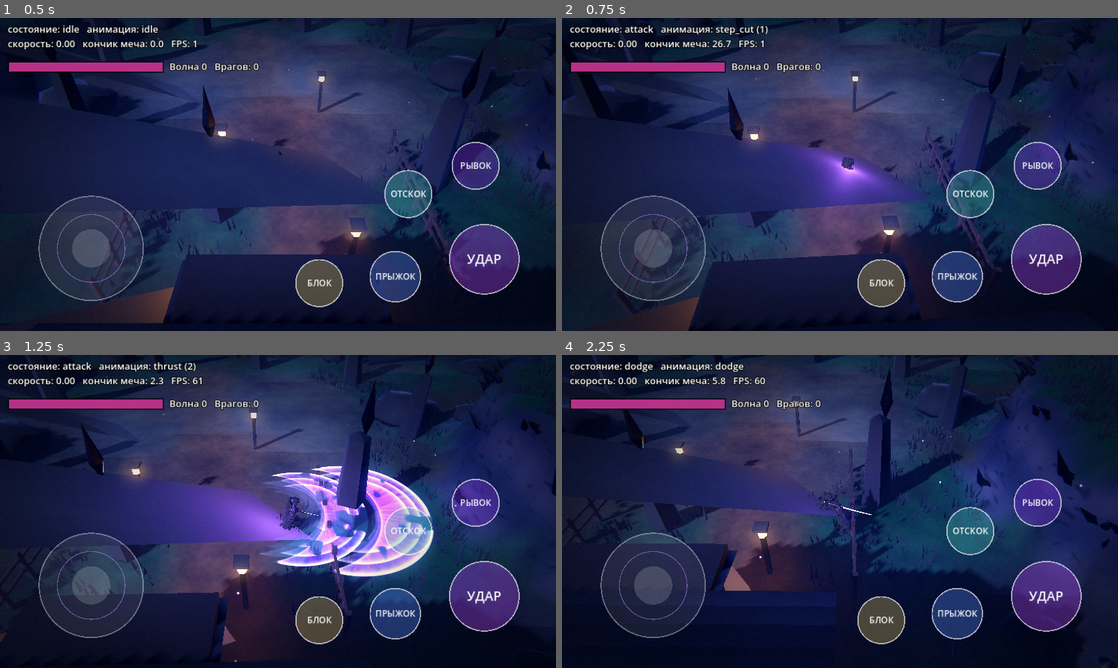
Above: before the commit, frames 1-4 (two rows, left to right).
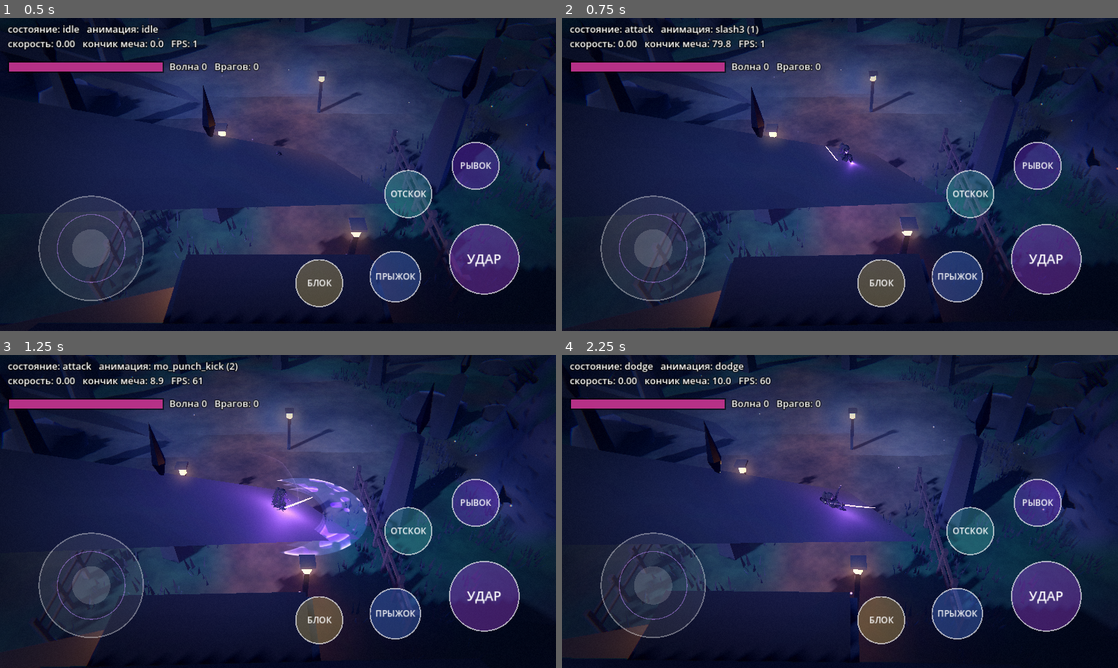
Above: after the commit, the same moments.

Repository: Masuku4129/Game
Game: Godot game, scene res://main.tscn
Two runs of this game, one before a commit and one after it. Both use one fixed random seed, a clock stepped at 60 frames per second and the inputs below.
Inputs (mouse positions are in pixels of both pictures, inside the frame that each line leads up to):
- Up to frame 1 (0.5 s): no input
- Up to frame 2 (0.75 s): tap Enter at 0.5 s; move the mouse to (962, 158) at 0.52 s; hold D from 0.53 s (still down); tap J at 0.6 s; click (962, 158) at 0.67 s
- Up to frame 3 (1.25 s): keep holding D; tap Space at 0.77 s
- Up to frame 4 (2.25 s): release D at 1.25 s; drag from (728, 527) to (812, 574) at 1.27 s; move the mouse to (895, 442) at 2.02 s; hold D from 2.03 s (still down); tap U at 2.1 s

Frame 1 is identical in both runs. In frame 2, 12% of the frame differs, in the area x 0-100%, y 0-100%; in frame 3, 25%; in frame 4, 26%.

Commit message:
Mocap-based combat choreography (CMU retarget), old six cuts restored, smoother trail
Co-Authored-By: Claude Sonnet 5.5 <noreply@anthropic.com>
Claude-Session: https://claude.ai/code/session_01XvKRdiRrWdLnET7y1AhQmW

Diff:
--- a/kira_3d_test/atk_data.gd
+++ b/kira_3d_test/atk_data.gd
@@ -1,40 +1,25 @@
 class_name AtkData
 ## Автоген: удары (длительность, попадания [время, наклон волны, высота, шлейф от, до], рывок, зона, тип, эффект)
 const D := {
-	"cut_rl": {"len": 0.46, "hits": [[0.17, 4.8, 1.0, 0.115, 0.235]], "lunge": 0.9, "zone": 1.0, "tag": "h", "fx": ""},
-	"cut_lr": {"len": 0.46, "hits": [[0.17, -5.0, 1.0, 0.115, 0.235]], "lunge": 0.9, "zone": 1.0, "tag": "h", "fx": ""},
-	"diag_dl": {"len": 0.46, "hits": [[0.17, -58.8, 0.75, 0.115, 0.235]], "lunge": 0.9, "zone": 1.0, "tag": "d", "fx": ""},
-	"diag_dr": {"len": 0.46, "hits": [[0.17, 58.8, 0.75, 0.115, 0.235]], "lunge": 0.9, "zone": 1.0, "tag": "d", "fx": ""},
-	"rise_l": {"len": 0.46, "hits": [[0.17, 61.4, 1.3, 0.115, 0.235]], "lunge": 0.8, "zone": 1.0, "tag": "u", "fx": "wave"},
-	"rise_r": {"len": 0.46, "hits": [[0.17, -61.4, 1.3, 0.115, 0.235]], "lunge": 0.8, "zone": 1.0, "tag": "u", "fx": "wave"},
-	"chop": {"len": 0.46, "hits": [[0.17, 90.0, 0.75, 0.115, 0.235]], "lunge": 1.0, "zone": 1.1, "tag": "v", "fx": ""},
-	"uppercut": {"len": 0.5, "hits": [[0.19, 81.7, 1.3, 0.135, 0.255]], "lunge": 0.7, "zone": 1.0, "tag": "u", "fx": ""},
-	"thrust": {"len": 0.46, "hits": [[0.17, 2.2, 0.95, 0.115, 0.235]], "lunge": 1.5, "zone": 1.2, "tag": "t", "fx": "wave"},
-	"lunge_low": {"len": 0.46, "hits": [[0.17, 1.8, 0.85, 0.115, 0.235]], "lunge": 1.8, "zone": 1.2, "tag": "t", "fx": ""},
-	"low_sweep": {"len": 0.46, "hits": [[0.17, 9.5, 0.75, 0.115, 0.235]], "lunge": 0.8, "zone": 1.2, "tag": "h", "fx": ""},
-	"step_cut": {"len": 0.46, "hits": [[0.17, -5.7, 0.91, 0.115, 0.235]], "lunge": 1.4, "zone": 1.0, "tag": "h", "fx": ""},
-	"back_cut": {"len": 0.46, "hits": [[0.17, -3.7, 0.95, 0.115, 0.235]], "lunge": -0.9, "zone": 1.0, "tag": "b", "fx": ""},
-	"flick": {"len": 0.3, "hits": [[0.095, -10.3, 0.89, 0.04, 0.16]], "lunge": 0.4, "zone": 1.0, "tag": "h", "fx": ""},
-	"slide_cut": {"len": 0.4, "hits": [[0.13, -3.6, 0.84, 0.075, 0.195]], "lunge": 2.0, "zone": 1.0, "tag": "h", "fx": "wave"},
-	"heavy_overhead": {"len": 0.64, "hits": [[0.29, 90.0, 0.75, 0.235, 0.355]], "lunge": 1.2, "zone": 1.35, "tag": "v", "fx": "wave"},
-	"spin_r": {"len": 0.54, "hits": [[0.24, 0.0, 0.95, 0.185, 0.305]], "lunge": 0.8, "zone": 1.35, "tag": "s", "fx": "burst"},
-	"spin_l": {"len": 0.54, "hits": [[0.24, 0.0, 0.95, 0.185, 0.305]], "lunge": 0.8, "zone": 1.35, "tag": "s", "fx": "burst"},
-	"whirl_low": {"len": 0.54, "hits": [[0.24, 0.0, 0.75, 0.185, 0.305]], "lunge": 0.8, "zone": 1.4, "tag": "s", "fx": "burst"},
-	"whirl_high": {"len": 0.54, "hits": [[0.24, 0.0, 1.16, 0.185, 0.305]], "lunge": 0.8, "zone": 1.35, "tag": "a", "fx": ""},
-	"air_chop": {"len": 0.5, "hits": [[0.18, 90.0, 0.75, 0.125, 0.245]], "lunge": 1.4, "zone": 1.0, "tag": "a", "fx": ""},
-	"air_rise": {"len": 0.46, "hits": [[0.17, 63.5, 1.3, 0.115, 0.235]], "lunge": 0.9, "zone": 1.0, "tag": "a", "fx": ""},
-	"dive_slam": {"len": 0.54, "hits": [[0.2, 90.0, 0.75, 0.145, 0.265]], "lunge": 1.6, "zone": 1.4, "tag": "a", "fx": "slam"},
-	"x_cut": {"len": 0.5, "hits": [[0.1, -52.3, 0.75, 0.045, 0.165], [0.23, 18.4, 0.75, 0.175, 0.295]], "lunge": 0.9, "zone": 1.1, "tag": "m", "fx": "wave"},
-	"flurry3": {"len": 0.62, "hits": [[0.07, -15.3, 0.85, 0.015, 0.135], [0.19, 40.4, 0.76, 0.135, 0.255], [0.32, -54.1, 0.75, 0.265, 0.385]], "lunge": 1.2, "zone": 1.15, "tag": "m", "fx": "wave"},
-	"crescent": {"len": 0.52, "hits": [[0.23, -74.4, 0.76, 0.175, 0.295]], "lunge": 0.9, "zone": 1.3, "tag": "u", "fx": "wave"},
-	"flip_cut": {"len": 0.82, "hits": [[0.58, 90.0, 0.8, 0.52, 0.66]], "lunge": 1.2, "zone": 1.4, "tag": "a", "fx": "slam"},
-	"back_flip_cut": {"len": 0.76, "hits": [[0.54, -64.0, 1.1, 0.47, 0.62]], "lunge": -0.9, "zone": 1.2, "tag": "b", "fx": "wave"},
-	"cartwheel_cut": {"len": 0.8, "hits": [[0.48, -4.0, 0.9, 0.42, 0.58]], "lunge": 1.2, "zone": 1.2, "tag": "a", "fx": ""},
-	"corkscrew": {"len": 0.62, "hits": [[0.46, 0.0, 1.0, 0.36, 0.54]], "lunge": 1.0, "zone": 1.5, "tag": "a", "fx": "wave"},
-	"whirlwind": {"len": 0.76, "hits": [[0.3, 0.0, 0.95, 0.2, 0.4], [0.58, 0.0, 0.95, 0.48, 0.66]], "lunge": 0.6, "zone": 1.7, "tag": "s", "fx": "burst"},
-	"flying_kick": {"len": 0.6, "hits": [[0.26, 0.0, 0.9, -1.0, -1.0]], "lunge": 2.2, "zone": 1.1, "tag": "k", "fx": ""},
-	"axe_kick": {"len": 0.58, "hits": [[0.3, 0.0, 0.9, -1.0, -1.0]], "lunge": 0.8, "zone": 1.1, "tag": "k", "fx": "slam_s"},
-	"roundhouse": {"len": 0.56, "hits": [[0.26, 0.0, 0.9, -1.0, -1.0]], "lunge": 0.8, "zone": 1.2, "tag": "k", "fx": ""},
-	"heel_sweep": {"len": 0.62, "hits": [[0.34, 0.0, 0.4, -1.0, -1.0]], "lunge": 0.5, "zone": 1.6, "tag": "k", "fx": "burst"},
-	"kick": {"len": 0.496, "hits": [[0.22, 0.0, 0.9, -1.0, -1.0]], "lunge": 0.6, "zone": 1.0, "tag": "k", "fx": ""}
+	"slash": {"len": 0.416, "hits": [[0.208, 3.0, 1.0, 0.116, 0.3]], "lunge": 0.9, "zone": 1.0, "tag": "h", "fx": ""},
+	"slash2": {"len": 0.44, "hits": [[0.22, -3.0, 1.0, 0.123, 0.317]], "lunge": 0.9, "zone": 1.0, "tag": "h", "fx": ""},
+	"slash4": {"len": 0.512, "hits": [[0.256, 3.0, 1.0, 0.143, 0.369]], "lunge": 0.9, "zone": 1.0, "tag": "h", "fx": ""},
+	"slash5": {"len": 0.4, "hits": [[0.2, -3.0, 1.0, 0.112, 0.288]], "lunge": 0.9, "zone": 1.0, "tag": "h", "fx": ""},
+	"slash3": {"len": 0.608, "hits": [[0.304, -3.0, 1.0, 0.17, 0.438]], "lunge": 0.9, "zone": 1.0, "tag": "h", "fx": ""},
+	"mo_cut1": {"len": 0.717, "hits": [[0.32, -4.0, 1.0, 0.05, 0.567]], "lunge": 0.55, "zone": 1.0, "tag": "h", "fx": ""},
+	"mo_cut2": {"len": 0.717, "hits": [[0.32, -4.0, 1.0, 0.067, 0.55]], "lunge": 0.55, "zone": 1.0, "tag": "h", "fx": ""},
+	"mo_cut3": {"len": 0.717, "hits": [[0.32, -4.0, 1.0, 0.067, 0.567]], "lunge": 0.55, "zone": 1.0, "tag": "d", "fx": ""},
+	"mo_cut4": {"len": 0.717, "hits": [[0.32, 4.0, 1.0, 0.117, 0.5]], "lunge": 0.55, "zone": 1.0, "tag": "h", "fx": ""},
+	"mo_cut5": {"len": 0.717, "hits": [[0.32, 4.0, 1.0, 0.117, 0.5]], "lunge": 0.55, "zone": 1.0, "tag": "d", "fx": ""},
+	"mo_cut6": {"len": 0.717, "hits": [[0.32, 4.0, 1.0, 0.1, 0.533]], "lunge": 0.55, "zone": 1.0, "tag": "h", "fx": "wave"},
+	"mo_kick_front": {"len": 0.717, "hits": [[0.32, -4.0, 1.0, -1.0, -1.0]], "lunge": 0.92, "zone": 1.0, "tag": "k", "fx": ""},
+	"mo_kick_round": {"len": 0.717, "hits": [[0.32, 4.0, 1.0, -1.0, -1.0]], "lunge": 0.81, "zone": 1.0, "tag": "k", "fx": ""},
+	"mo_kick_front2": {"len": 0.717, "hits": [[0.32, -4.0, 1.0, -1.0, -1.0]], "lunge": 0.25, "zone": 1.0, "tag": "k", "fx": ""},
+	"mo_kick_side": {"len": 0.717, "hits": [[0.32, 4.0, 1.0, -1.0, -1.0]], "lunge": 0.23, "zone": 1.0, "tag": "k", "fx": ""},
+	"mo_kick_heel": {"len": 0.717, "hits": [[0.32, 4.0, 1.0, -1.0, -1.0]], "lunge": 0.27, "zone": 1.0, "tag": "k", "fx": "burst"},
+	"mo_spin_kick": {"len": 0.717, "hits": [[0.32, -4.0, 1.0, -1.0, -1.0]], "lunge": -1.09, "zone": 1.3, "tag": "s", "fx": "burst"},
+	"mo_jump_kick": {"len": 0.717, "hits": [[0.32, -4.0, 1.0, -1.0, -1.0]], "lunge": -1.1, "zone": 1.0, "tag": "k", "fx": ""},
+	"mo_punch_kick": {"len": 0.717, "hits": [[0.32, -4.0, 1.0, -1.0, -1.0]], "lunge": 0.62, "zone": 1.0, "tag": "k", "fx": ""},
+	"mo_spin_kick2": {"len": 0.717, "hits": [[0.32, -4.0, 1.0, -1.0, -1.0]], "lunge": 0.89, "zone": 1.3, "tag": "s", "fx": "burst"},
+	"kick": {"len": 0.496, "hits": [[0.2, 0.0, 0.9, -1.0, -1.0]], "lunge": 0.7, "zone": 1.0, "tag": "k", "fx": ""},
 }
--- a/kira_3d_test/main.gd
+++ b/kira_3d_test/main.gd
@@ -28,14 +28,14 @@
 const ATTACK_RANGE := 2.4
 const MAX_COMBO := 6
 const GAME_SPEED := 0.85
-const A_START := ["cut_rl", "cut_lr", "diag_dl", "diag_dr", "flick", "rise_l", "rise_r"]
-const A_FWD := ["thrust", "step_cut", "lunge_low", "slide_cut", "chop", "flying_kick", "flip_cut"]
-const A_BACK := ["back_cut", "back_flip_cut", "spin_r", "spin_l", "whirl_low", "heel_sweep"]
-const A_LEFT := ["cut_rl", "diag_dl", "rise_l", "crescent", "spin_l", "cartwheel_cut", "roundhouse"]
-const A_RIGHT := ["cut_lr", "diag_dr", "rise_r", "spin_r", "flick", "cartwheel_cut", "roundhouse"]
-const A_MID := ["cut_rl", "cut_lr", "diag_dl", "diag_dr", "rise_l", "rise_r", "flick", "uppercut", "low_sweep", "x_cut", "kick", "spin_r", "spin_l", "roundhouse", "axe_kick", "corkscrew"]
-const A_FIN := ["heavy_overhead", "crescent", "whirl_high", "dive_slam", "flurry3", "whirlwind", "flip_cut", "corkscrew", "axe_kick"]
-const A_AIR := ["air_chop", "air_rise", "whirl_high", "dive_slam", "corkscrew", "flip_cut"]
+const A_START := ["slash", "slash2", "mo_cut1", "mo_cut4", "slash4"]
+const A_FWD := ["slash5", "mo_kick_front", "mo_cut6", "mo_punch_kick", "mo_kick_front2", "slash3"]
+const A_BACK := ["mo_jump_kick", "mo_spin_kick", "mo_kick_heel", "slash2"]
+const A_LEFT := ["slash2", "mo_cut2", "mo_cut5", "mo_kick_round", "mo_kick_side"]
+const A_RIGHT := ["slash", "mo_cut1", "mo_cut3", "mo_kick_round", "mo_kick_side"]
+const A_MID := ["slash", "slash2", "slash4", "mo_cut1", "mo_cut2", "mo_cut3", "mo_cut4", "mo_cut5", "mo_kick_front", "mo_kick_round", "mo_kick_side", "mo_punch_kick", "kick"]
+const A_FIN := ["slash3", "mo_cut6", "mo_spin_kick", "mo_spin_kick2", "mo_kick_heel", "slash5"]
+const A_AIR := ["mo_spin_kick2", "mo_spin_kick", "mo_jump_kick", "slash3"]
 const BASE_ROLES := ["idle", "walk", "run", "block", "jump", "dodge", "dash_in", "dash_out"]
 const LOOPED := ["idle", "walk", "run", "block"]
 # перемещения спецдвижений: [начало, конец (с), дистанция (м); минус = назад]
@@ -82,7 +82,7 @@
 var problems: PackedStringArray = PackedStringArray()
 var hit_done := false
 var hit_idx := 0
-var cur_atk := "cut_rl"
+var cur_atk := "slash"
 var last_atk := ""
 var lunge_sign := 1.0
 var atk_rel := Vector2.ZERO
@@ -822,7 +822,7 @@
 func _hit_hounds(role: String, zone: float) -> void:
 	var fwd := _forward()
 	var dmg := 24.0
-	if role in ["heavy_overhead", "dive_slam", "crescent", "whirl_high"]:
+	if role in ["slash3", "mo_cut6"]:
 		dmg = 38.0
 	elif role in ["x_cut", "flurry3", "flick"]:
 		dmg = 16.0
--- a/kira_3d_test/slash_trail.gd
+++ b/kira_3d_test/slash_trail.gd
@@ -7,11 +7,11 @@
 @export var base_node: Node3D                # TrailBase из katana.glb
 @export var character_height := 2.0          # высота персонажа в единицах сцены (в модели 2.0)
 @export var speed_per_height := 14.0   # порог скорости кончика (единиц/с на 1 высоту): шлейф только на быстрых рассечениях         # порог скорости кончика: единиц/с на 1 высоту персонажа
-@export var lifetime := 0.30                 # сколько секунд живёт хвост шлейфа
-@export var subdivisions := 8                # сглаживание дуги между кадрами
-@export var color := Color(0.78, 0.62, 1.0, 1.0)   # цвет внешнего свечения
+@export var lifetime := 0.42                 # сколько секунд живёт хвост шлейфа
+@export var subdivisions := 10                # сглаживание дуги между кадрами
+@export var color := Color(0.62, 0.38, 1.0, 1.0)   # цвет внешнего свечения
 @export var core_color := Color(1, 1, 1, 1)          # белое ядро
-@export var overshoot := 0.30                        # насколько шлейф вылетает за кончик клинка
+@export var overshoot := 0.12                        # насколько шлейф вылетает за кончик клинка
 
 var _mesh := ImmediateMesh.new()
 var _mi := MeshInstance3D.new()
@@ -63,7 +63,7 @@
 	_last_tip = tip
 	_has_last = true
 	_tip_speed = speed
-	_samples.append({"xf": xf, "t": now, "moving": active and speed >= speed_per_height * character_height})
+	_samples.append({"xf": xf, "t": now, "moving": active and speed >= 5.0 * character_height})
 	while _samples.size() > 0 and now - float(_samples[0]["t"]) > lifetime:
 		_samples.pop_front()
 	_rebuild(now)
@@ -74,7 +74,7 @@
 	var outer_tip := _tip_local + (_tip_local - _base_local) * overshoot
 	# широкий полумесяц свечения и узкое белое ядро внутри него
 	_add_layer(now, outer_tip, _base_local, color, 1.0, 0.95)
-	_add_layer(now, outer_tip, _base_local, core_color, 1.5, 0.45)
+	_add_layer(now, outer_tip, _base_local, core_color, 1.3, 0.28)
 
 
 # Форма полумесяца: внешний край идёт по траектории кончика клинка, внутренний
@@ -82,7 +82,7 @@
 # части максимум -> заострённые концы.
 func _width(age_n: float) -> float:
 	var a := clampf(age_n, 0.0, 1.0)
-	return sin(PI * pow(a, 0.55))
+	return pow(sin(PI * pow(a, 0.7)), 0.8) * 0.8
 
 
 func _add_layer(now: float, p_out: Vector3, p_in: Vector3, col: Color, boost: float, width_scale: float) -> void:
Binary file changed: kira_3d_test/assets/kira_rigged.glb
